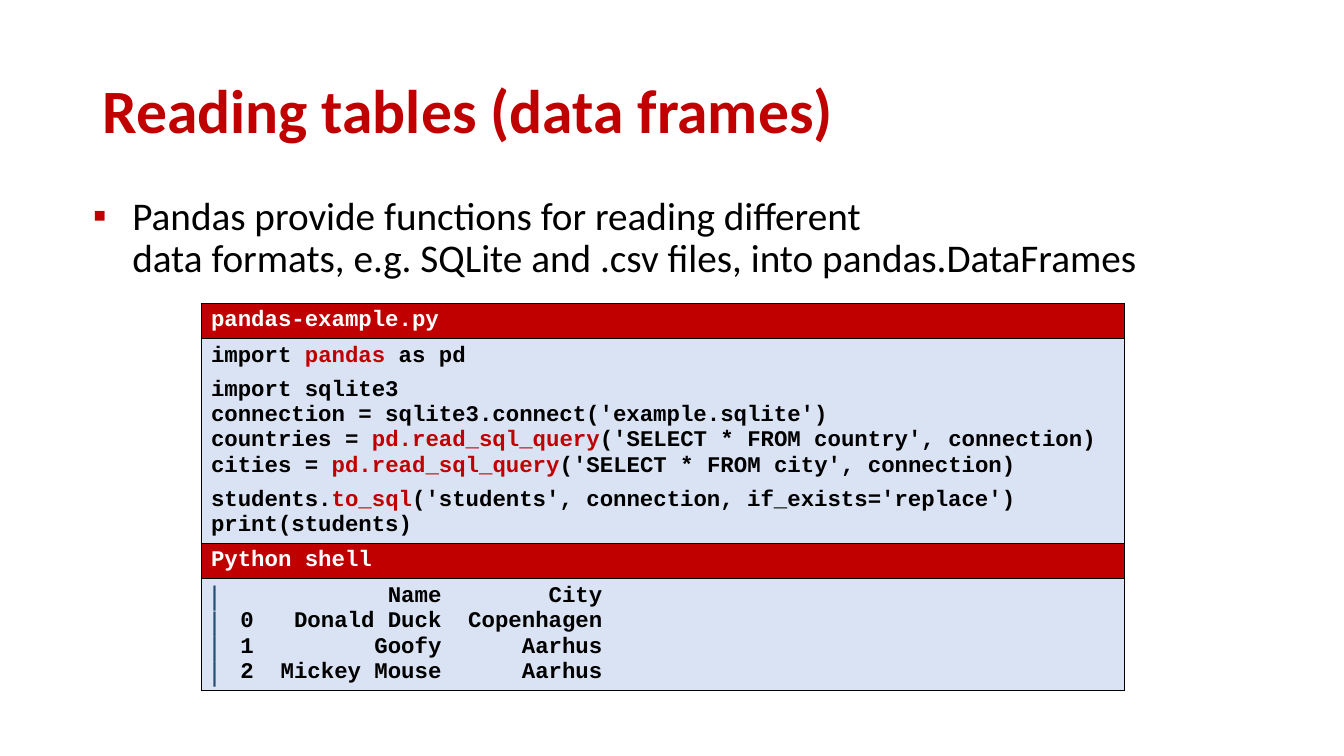
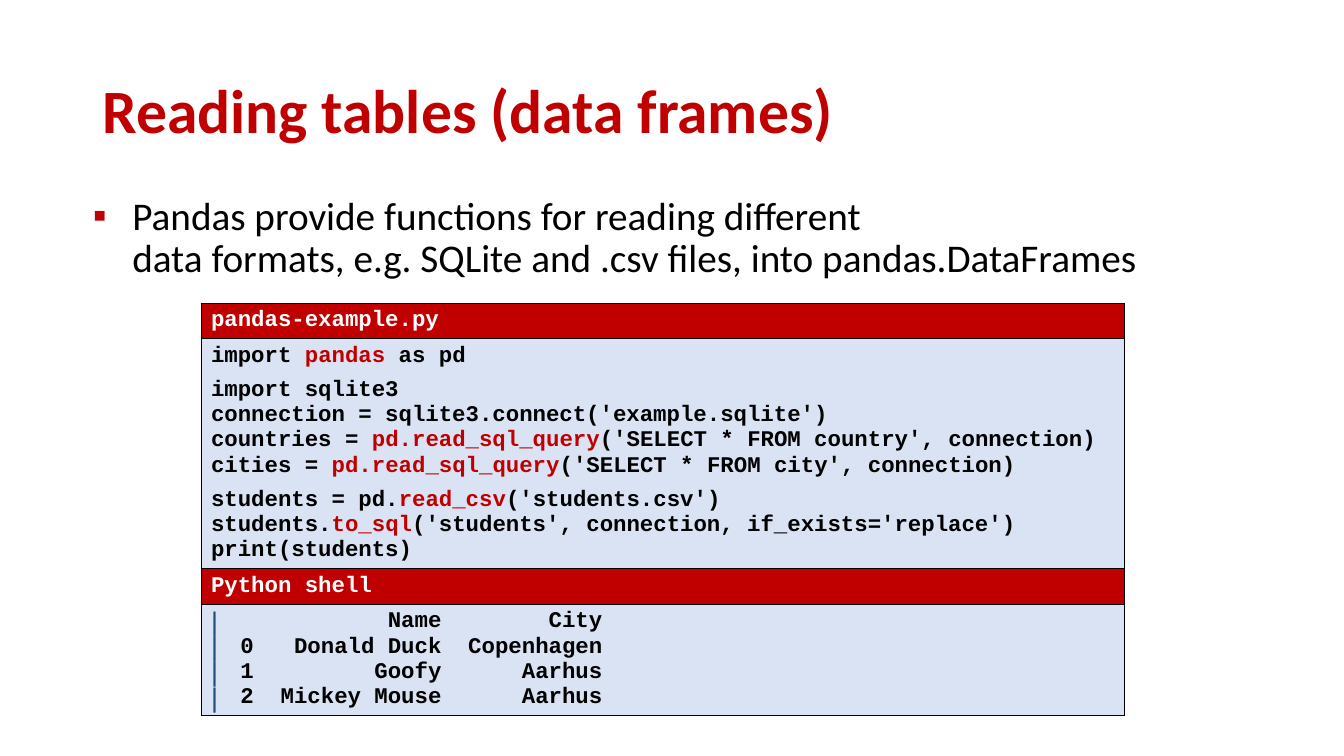
Before and after one commit to gsbrodal/gsbrodal.github.io, a slide deck: slide 11 of ipsa/slides/pandas.pptx. Drawn at 1344x756 pixels with LibreOffice and Linux fonts; fonts in the diff are those of the drawing. Boxes give left, top, right and bottom in pixels: in the first picture for what was removed or moved away, otherwise in the second. Text is boxed around its words. In the diff, an @@ line names an element or a change of style, - is before the commit and + after.

Commit message:
pandas slides updated

```diff
--- a/ipsa/slides/pandas.pptx
+++ b/ipsa/slides/pandas.pptx
@@ table at <box>201,303,1124,737</box> @@
-row 2, column 1: import pandas as pd / import sqlite3 / connection = sqlite3.connect('example.sqlite') / countries = pd.read_sql_query('SELECT * FROM country', connection) / cities = pd.read_sql_query('SELECT * FROM city', connection) / students.to_sql('students', connection, if_exists='replace') / print(students)
+row 2, column 1: import pandas as pd / import sqlite3 / connection = sqlite3.connect('example.sqlite') / countries = pd.read_sql_query('SELECT * FROM country', connection) / cities = pd.read_sql_query('SELECT * FROM city', connection) / students = pd.read_csv('students.csv') / students.to_sql('students', connection, if_exists='replace') / print(students)
```
Also in this commit, not shown: 2 other slides changed, 3 other files.
